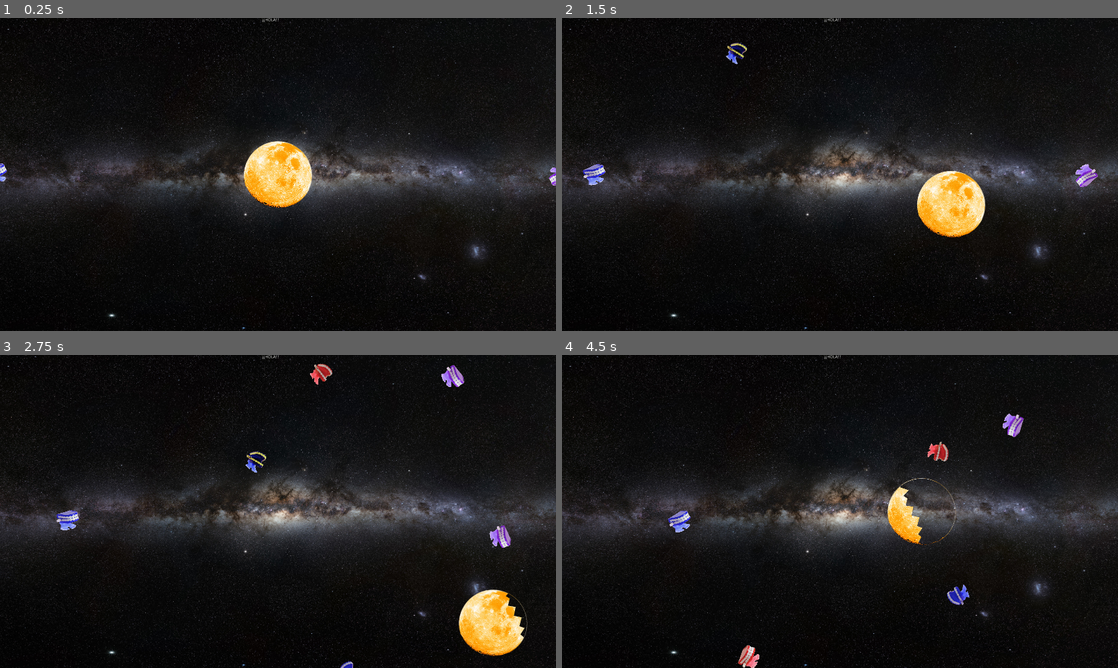
Above: before the commit, frames 1-4 (two rows, left to right).
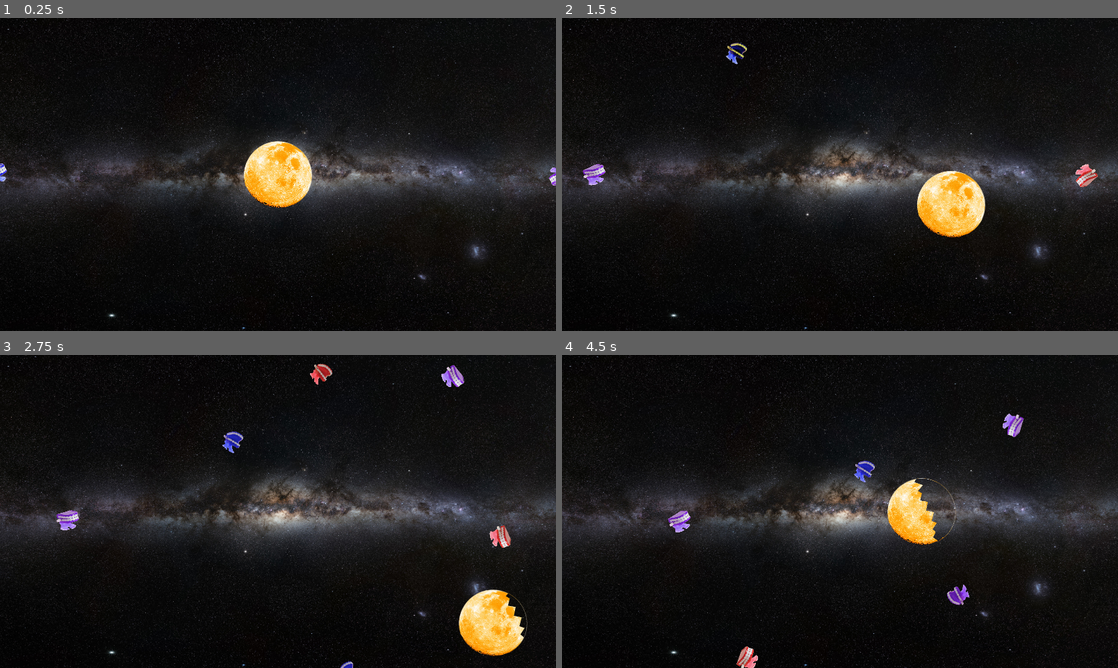
Above: after the commit, the same moments.

Repository: PushingPolygons/moonchomper-RosemaryKoshy
Game: Godot game, scene res://level/level.tscn
The game is run twice, just before and just after one commit, with the same random seed, the same clock (stepped at 60 frames per second) and the same inputs.
Inputs (mouse positions are in pixels of both pictures, inside the frame that each line leads up to):
- Up to frame 1 (0.25 s): no input
- Up to frame 2 (1.5 s): move the mouse to (1112, 174) at 0.52 s; press the mouse at (1112, 174) at 0.53 s; hold Right (ui_right) 0.53-1.28 s; move the mouse to (589, 174) at 1.27 s; release the mouse at (589, 174) at 1.28 s; hold Down (ui_down) from 1.28 s (still down); click (589, 174) at 1.35 s
- Up to frame 3 (2.75 s): move the mouse to (205, 417) at 2.02 s; release Down (ui_down) at 2.03 s; hold Right (ui_right) from 2.03 s (still down); hold Right mouse button (right_click) from 2.03 s (still down); click (205, 417) at 2.3 s
- Up to frame 4 (4.5 s): move the mouse to (884, 373) at 2.77 s; release Right (ui_right) at 2.78 s; release Right mouse button (right_click) at 2.78 s; hold Up (ui_up) 2.78-3.53 s; click (884, 373) at 2.85 s; move the mouse to (945, 649) at 3.52 s; press the mouse at (945, 649) at 3.53 s; hold Left (ui_left) from 3.53 s (still down); move the mouse to (745, 661) at 4.27 s; release the mouse at (745, 661) at 4.28 s; right-click (745, 661) at 4.35 s

The runs differ from the first frame. In frame 1, less than 0.1% of the frame differs, in the area x 47-51%, y 0-2%; in frame 2, 0.3%; in frame 3, 0.6%; in frame 4, 1.3%, in the area x 19-74%, y 0-100%.

Commit message:
destroy chomper, game over message

Diff:
--- a/code/chomper/assets/chomper.gd
+++ b/code/chomper/assets/chomper.gd
@@ -35,7 +35,9 @@
 		update_texture()
 		if self.health <= 0:
 			self.queue_free() # Destroy chomper.
-			print("Chomper destroyed")
+			get_parent().destroy_chomper(1)
+			if get_parent().chomper_count < 1:
+				get_parent().game_over('SUCCESS!')
 	if event.is_action_pressed("right_click"):
 		self.speed /= 2.0
 		update_texture()
--- a/code/level/assets/level.gd
+++ b/code/level/assets/level.gd
@@ -2,6 +2,7 @@
 
 # Member variables:
 var chomper_ps: PackedScene = preload("res://chomper/chomper.tscn")
+var chomper_count: int = 0
 
 export var chomper_min: int = 5
 export var chomper_max: int = 15
@@ -10,12 +11,12 @@
 # When Level starts
 func _ready() -> void:
 	randomize()
-	var chomper_count = randi() % (chomper_max - chomper_min + 1) + chomper_min
+	chomper_count = randi() % (chomper_max - chomper_min + 1) + chomper_min
 	var center: Vector2 = get_viewport().get_visible_rect().size / 2
 	spawn_chompers(chomper_count, center, chomper_distance)
 	print("Spawned ", chomper_count, " chompers")
 
-func _process(delta_t: float) -> void:
+func _process(_delta_t: float) -> void:
 	if Input.is_action_just_pressed("ui_cancel"):
 		get_tree().paused = !get_tree().paused
 
@@ -28,3 +29,15 @@
 		chomper.health *= randi() % 3 + 1
 		chomper.Initialize($Moon)
 		self.add_child(chomper)
+
+func game_over(message: String) -> void:
+	print('GAME OVER: ', message)
+	get_tree().notification(MainLoop.NOTIFICATION_WM_QUIT_REQUEST)
+	# TODO: display game over menu
+
+func destroy_chomper(how_many: int) -> void:
+	chomper_count -= how_many
+	if how_many == 1:
+		print("Chomper destroyed: ", chomper_count, " remaining")
+	else:
+		print(how_many, "chompers destroyed: ", chomper_count, " remaining")
--- a/code/level/level.tscn
+++ b/code/level/level.tscn
@@ -9,6 +9,9 @@
 pause_mode = 2
 script = ExtResource( 2 )
 
+[node name="Menu" parent="." instance=ExtResource( 4 )]
+visible = false
+
 [node name="sky" type="Sprite" parent="."]
 texture = ExtResource( 3 )
 centered = false
@@ -16,5 +19,3 @@
 [node name="Moon" parent="." instance=ExtResource( 1 )]
 position = Vector2( 960, 540 )
 scale = Vector2( 0.5, 0.5 )
-
-[node name="Menu" parent="." instance=ExtResource( 4 )]
--- a/code/moon/assets/moon.gd
+++ b/code/moon/assets/moon.gd
@@ -29,16 +29,15 @@
 
 # Moon collision
 func _on_Area2D_area_entered(area: Area2D) -> void:
+	update_health(-get_parent().get_node("Chomper").attack)
 	area.queue_free()
-	update_health(-get_parent().get_node("Chomper").attack)
+	get_parent().destroy_chomper(1)
 
 func update_health(delta_h: int) -> void:
 	health += delta_h
 	if health <= 0:
 		$Area2D/Sprite.texture = moon_textures[0]
-		print("FAILURE!")
-		get_tree().notification(MainLoop.NOTIFICATION_WM_QUIT_REQUEST)
-		# TODO: display game over menu
+		get_parent().game_over('FAILURE!')
 	else:
 		print("Moon Health: ", health)
 		$Area2D/Sprite.texture = moon_textures[health]
